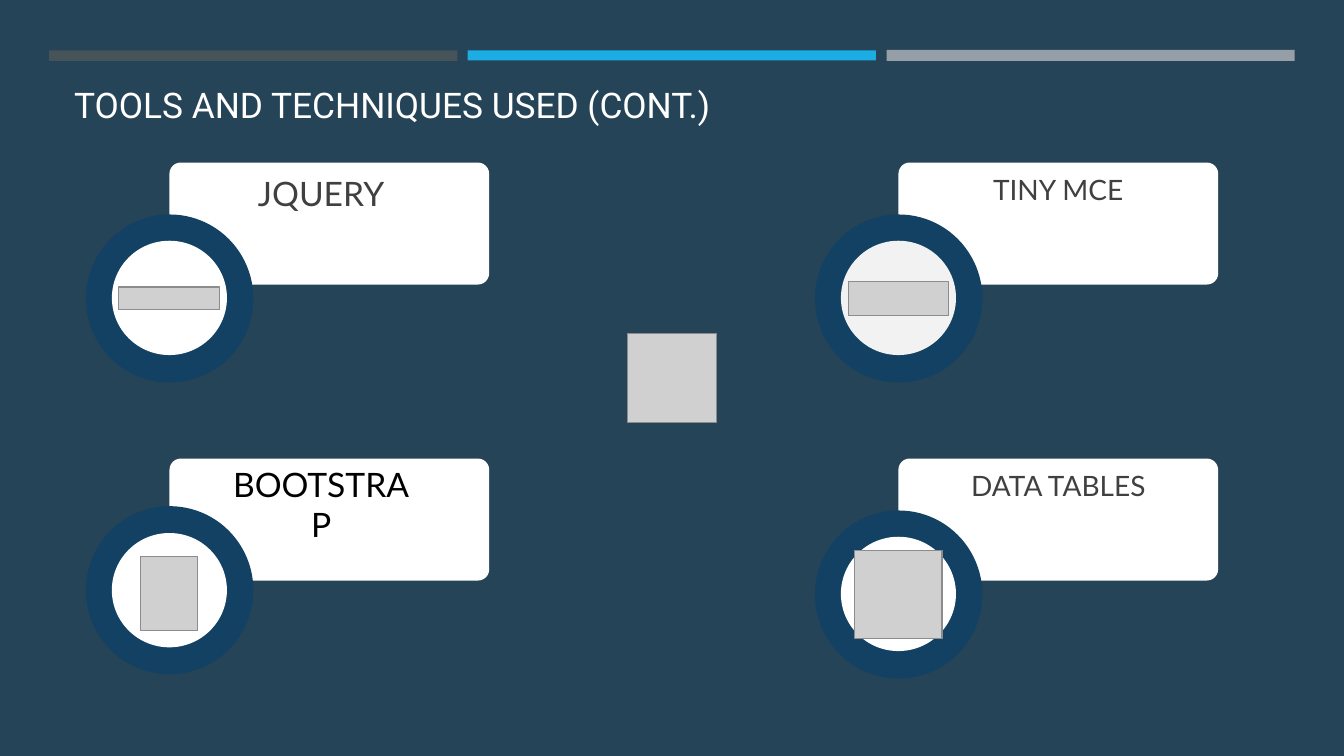
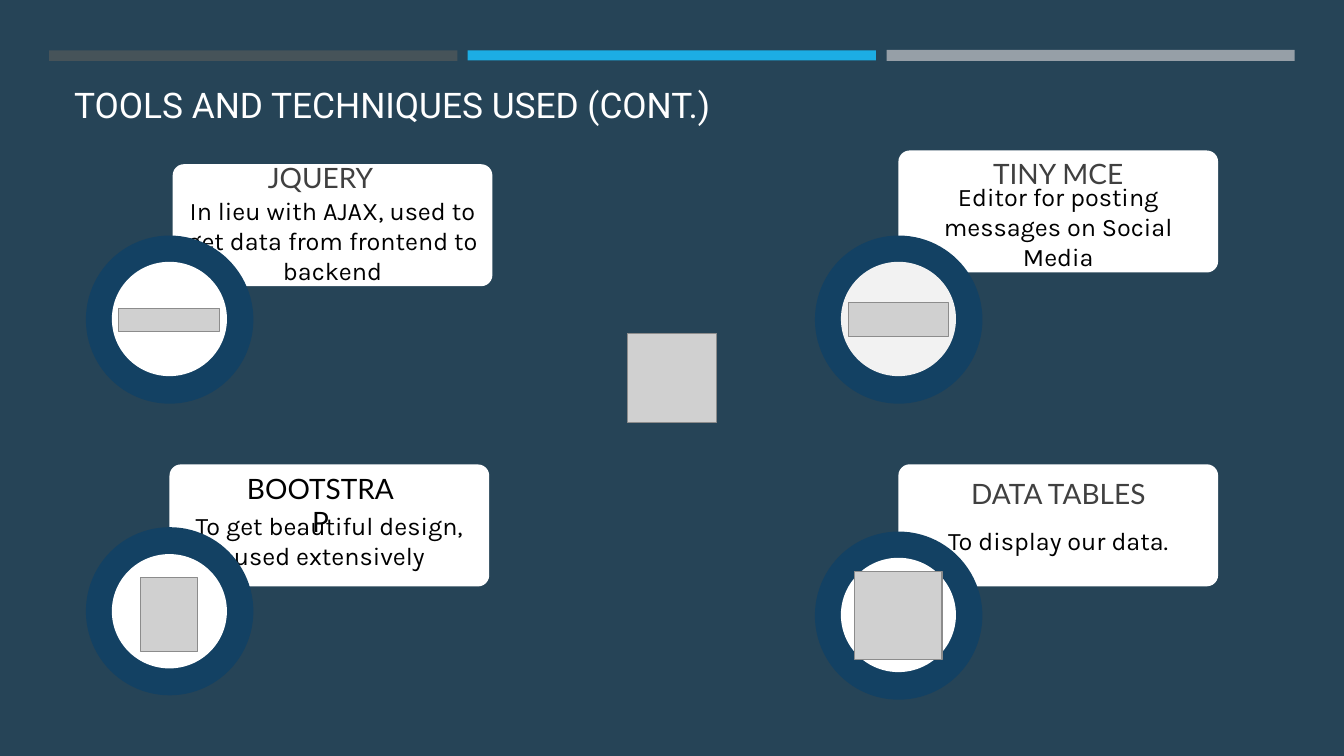
Before and after one commit to HSD-BDAT/BDAT1007_Social_Mining_02, a slide deck: slide 6 of BDAT 1007 Social Data Mining Techniques.pptx (slide 5 before the commit). Drawn at 1344x756 pixels with LibreOffice and Linux fonts; fonts in the diff are those of the drawing; grey boxes stand for pictures. Boxes give left, top, right and bottom in pixels: in the first picture for what was removed or moved away, otherwise in the second. Text is boxed around its words. In the diff, an @@ line names an element or a change of style, - is before the commit and + after.

```diff
--- a/BDAT 1007 Social Data Mining Techniques.pptx
+++ b/BDAT 1007 Social Data Mining Techniques.pptx
@@ text "TINY MCE" rewrapped from <box>993,179,1123,200</box> to <box>993,163,1123,189</box> @@
@@ text "JQUERY": place and size @@
-text "JQUERY" at <box>258,181,384,211</box>
+text "JQUERY" at <box>268,167,373,192</box>
@@ text "JQUERY" at <box>268,167,373,192</box>: size 24 to 20 pt @@
@@ rounded rectangle "Editor for posting messages on ...": place and size @@
-rounded rectangle "Editor for posting messages on ..." at <box>898,162,1218,284</box>
+rounded rectangle "Editor for posting messages on ..." at <box>898,150,1218,272</box>
@@ text in rounded rectangle at <box>187,202,477,287</box>: text added @@
+In lieu with AJAX, used to get data from frontend to backend
@@ text in rounded rectangle at <box>944,183,1172,273</box>: text added @@
+Editor for posting messages on Social Media
@@ text "BOOTSTRAP" at <box>234,467,408,511</box>: size 24 to 20 pt @@
@@ text "BOOTSTRAP": place and size @@
-text "BOOTSTRAP" at <box>219,459,423,509</box>
+text "BOOTSTRAP" at <box>234,467,408,511</box>
@@ 2 rounded rectangles, 1 text: place and size @@
-2 rounded rectangles, 1 text at <box>169,459,1218,581</box>
+2 rounded rectangles, 1 text at <box>169,465,1218,587</box>
@@ text in rounded rectangle at <box>196,513,462,572</box>: text added @@
+To get beautiful design, used extensively
@@ text in rounded rectangle at <box>948,532,1169,557</box>: text added @@
+To display our data.
@@ 8 ellipses, 4 pictures: place and size @@
-8 ellipses, 4 pictures at <box>86,215,982,679</box>
+8 ellipses, 4 pictures at <box>86,236,982,700</box>
```
Also in this commit, not shown: 10 other slides changed, 6 slides added, 5 other files.
